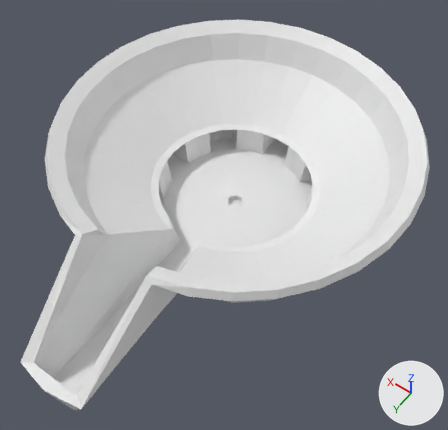
One commit to the Blender file Washed Up Wizard/Assets/Models/Environment/circus stage.blend: the scene before it, then after it.
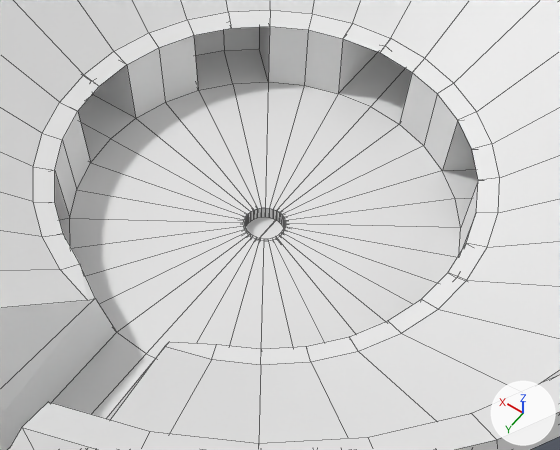
Each version is shown whole from a 50 mm camera at (-20.7, 30.9, 45.4) aimed at (-1.7, 4.2, 3.4), then close up on the part from 31% to 76% of the width and 28% to 66% of the height. Lighting does not change. The marker at lower right points along +X, +Y and +Z. The close-ups show mesh edges as thin lines.

In view in the first close-up: 'Circus Arena'.
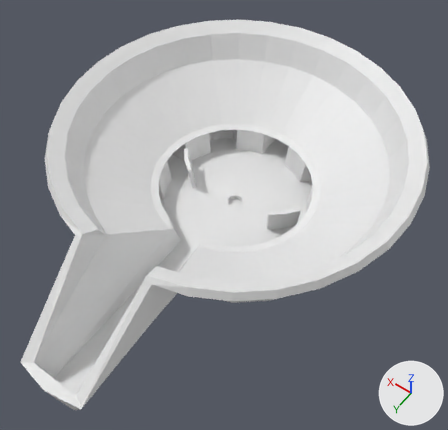
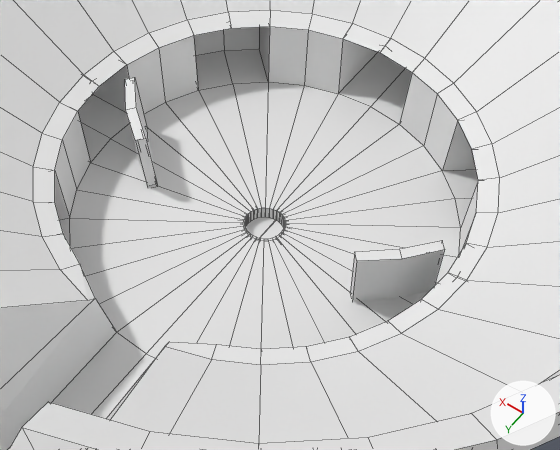
Location of each change, (x1, y1, x2, y2) in pixels of the close-ups (560 x 450 px):
```json
{"object": "curtain", "change": "added", "after": [125, 77, 445, 301]}
```

Scene script edits in JSON lines:
```json
{"op": "add", "block": "me_circle_001", "code": ["me_circle_001 = bpy.data.meshes.new('Circle.001')", "me_circle_001.from_pydata([(-4.44, 1.21, 2.5), (-5.5, 0.34, 2.5), (-6.38, -0.72, 2.5), (-4.26, 0.95, 0.0), (-5.28, 0.12, 0.0), (-6.11, -0.9, 0.0), (-4.28, 1.06, 2.53), (-5.35, 0.18, 2.53), (-6.22, -0.88, 2.53), (-4.11, 0.79, 0.03), (-5.12, -0.04, 0.03), (-5.96, -1.06, 0.03)], [], [(2, 5, 4, 3, 0, 1), (8, 7, 6, 9, 10, 11), (5, 2, 8, 11), (4, 5, 11, 10), (2, 1, 7, 8), (0, 3, 9, 6), (3, 4, 10, 9), (1, 0, 6, 7)])"]}
{"op": "add", "block": "ob_curtain", "code": ["ob_curtain = bpy.data.objects.new('curtain', me_circle_001)", "ob_curtain.location = (0.0, 0.0, 0.0)", "_m = ob_curtain.modifiers.new('Mirror', 'MIRROR')", "_m.use_clip = True", "_m = ob_curtain.modifiers.new('Solidify', 'SOLIDIFY')", "_m.thickness = 3.0", "_m.thickness_clamp = 2.0", "_m.nonmanifold_thickness_mode = 'FIXED'", "_m.nonmanifold_merge_threshold = 0.0003"]}
```
